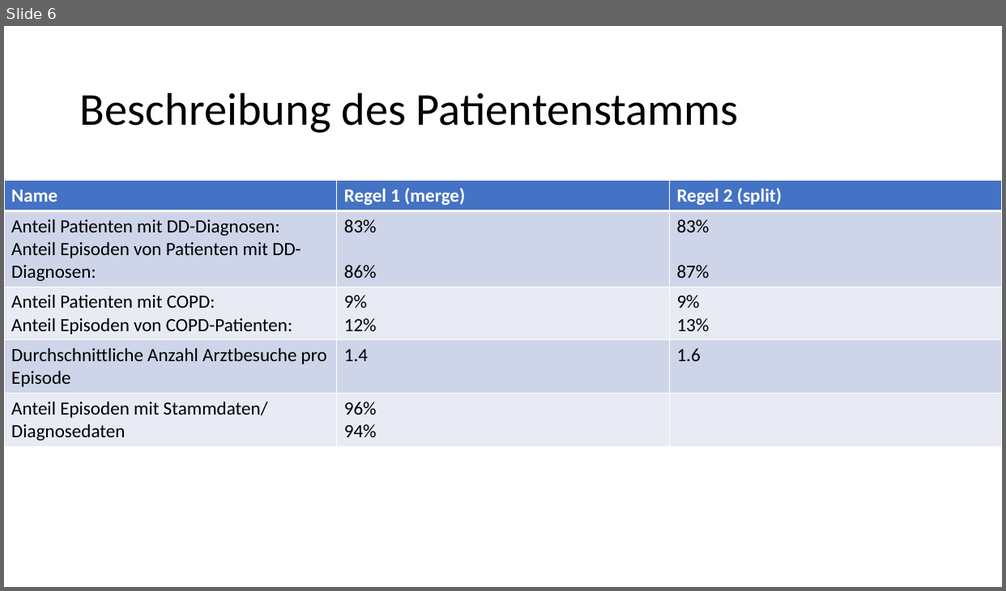
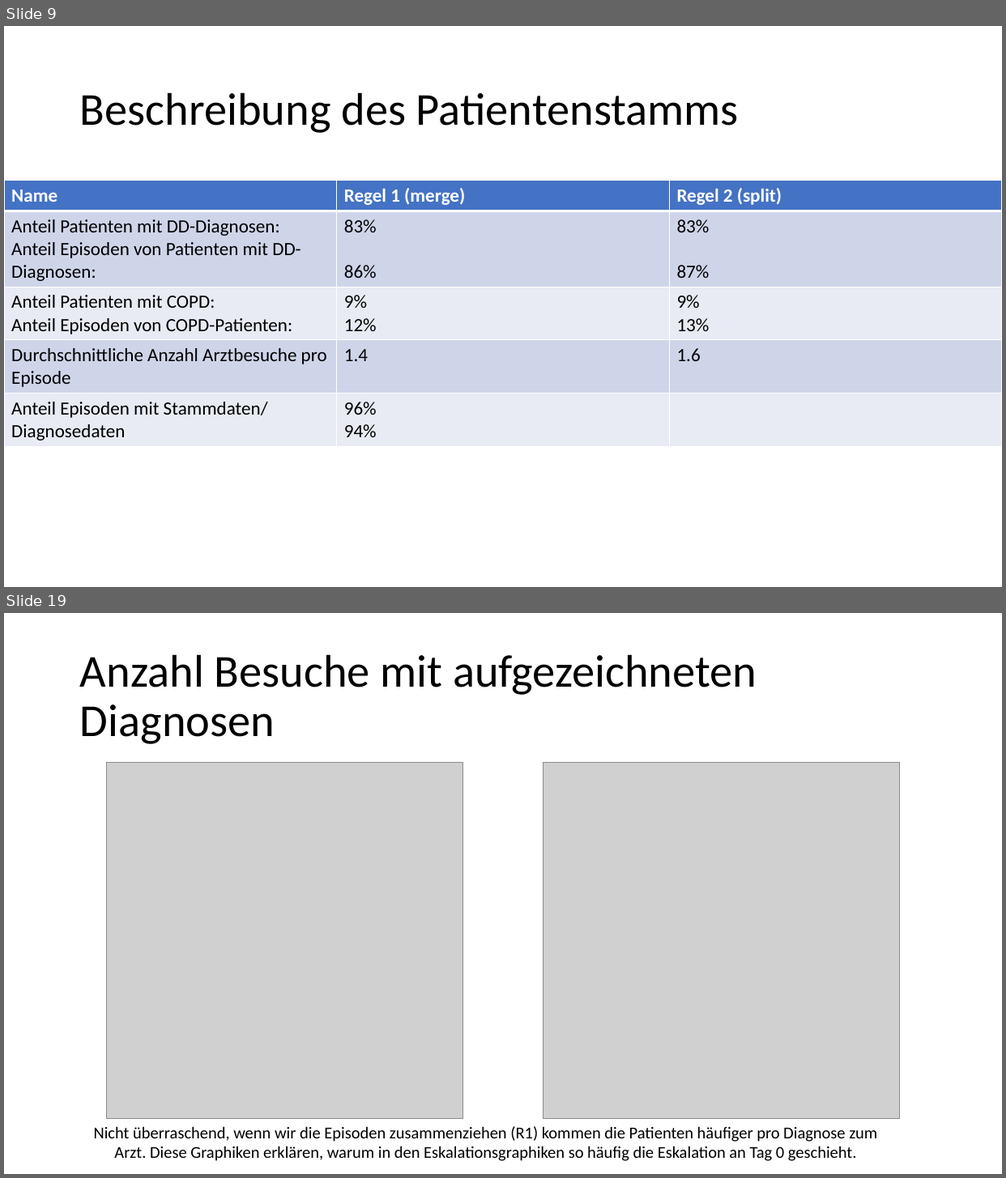
Before and after one commit to rapkroes/Code_UKSH_Husten, a slide deck: presentation Steinhaeuser 20_12_23.pptx. Shown one above the other, each under a label of ours: slide 6 before the commit, slides 9 and 19 after it; the slides between them are not shown. The pictures are 1006x591 and 1006x1178 pixels, drawn with LibreOffice and Linux fonts; fonts in the diff are those of the drawing; grey boxes stand for pictures. Boxes give left, top, right and bottom in pixels: in the first picture for what was removed or moved away, otherwise in the second. Text is boxed around its words. In the diff, an @@ line names an element or a change of style, - is before the commit and + after.

```diff
--- a/presentation Steinhaeuser 20_12_23.pptx
+++ b/presentation Steinhaeuser 20_12_23.pptx
@@ slide 19 added at (x1=4, y1=613, x2=1002, y2=1174), background #FFFFFF @@
@@ title added at (x1=80, y1=654, x2=756, y2=744), 44 pt, text #000000 @@
+Anzahl Besuche mit aufgezeichneten Diagnosen
@@ picture added at (x1=107, y1=763, x2=463, y2=1119) @@
@@ picture added at (x1=543, y1=763, x2=899, y2=1119) @@
@@ text added at (x1=94, y1=1127, x2=877, y2=1161), 16 pt, text #000000 @@
+Nicht überraschend, wenn wir die Episoden zusammenziehen (R1) kommen die Patienten häufiger pro Diagnose zum Arzt. Diese Graphiken erklären, warum in den Eskalationsgraphiken so häufig die Eskalation an Tag 0 geschieht.
@@ what was slide 6 is now slide 9 @@
```
Also in this commit, not shown: 2 slides changed, 22 other slides added, 1 other file.
